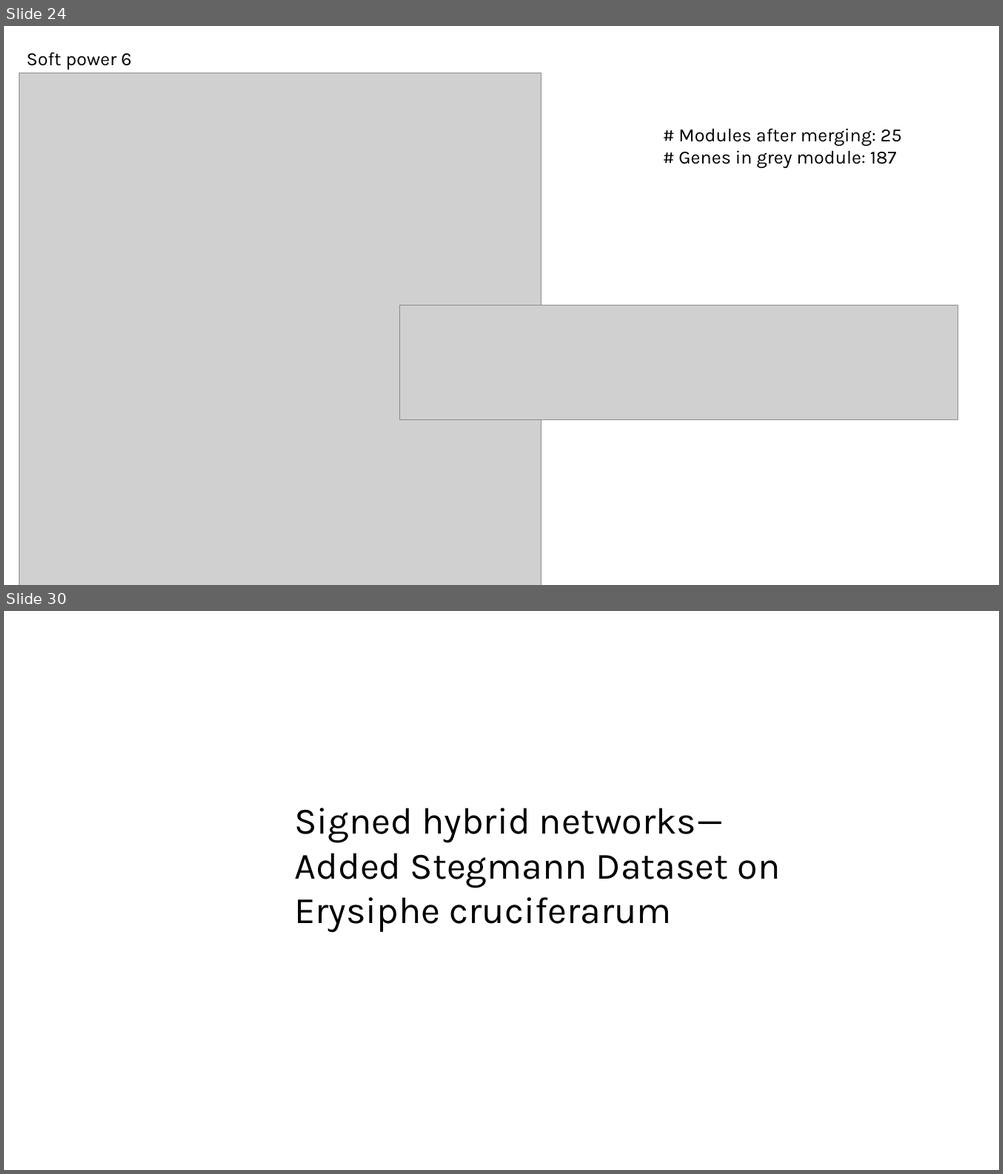
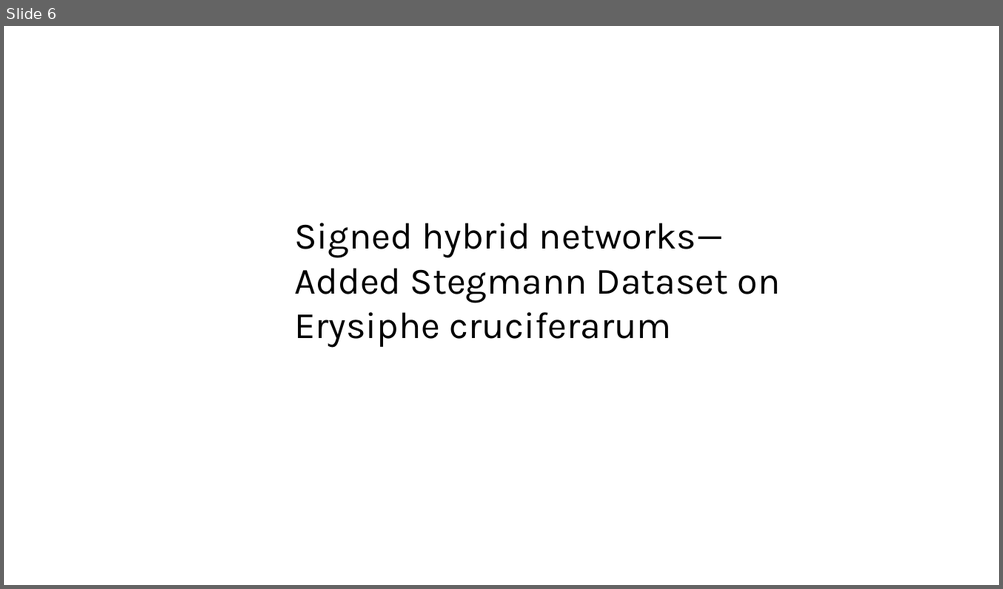
Before and after one commit to luisabender/bioinformatics-bachelor-s-thesis, a slide deck: progress.pptx. Shown one above the other, each under a label of ours: slides 24 and 30 before the commit, slide 6 after it; the slides between them are not shown. The pictures are 1003x1174 and 1003x589 pixels, drawn with LibreOffice and Linux fonts; fonts in the diff are those of the drawing; grey boxes stand for pictures. Boxes give left, top, right and bottom in pixels: in the first picture for what was removed or moved away, otherwise in the second. Text is boxed around its words. In the diff, an @@ line names an element or a change of style, - is before the commit and + after.

```diff
--- a/progress.pptx
+++ b/progress.pptx
@@ slide 24 removed at <box>4,26,999,585</box>, background #FFFFFF @@
@@ text removed at <box>26,52,131,70</box> @@
-Soft power 6
@@ picture removed at <box>19,73,541,585</box> @@
@@ text removed at <box>678,128,902,169</box> @@
-# Modules after merging: 25
-# Genes in grey module: 187
@@ picture removed at <box>399,306,958,420</box> @@
@@ what was slide 30 is now slide 6 @@
```
Also in this commit, not shown: 7 slides changed, 22 slides added, 33 other slides removed, 21 other files.
